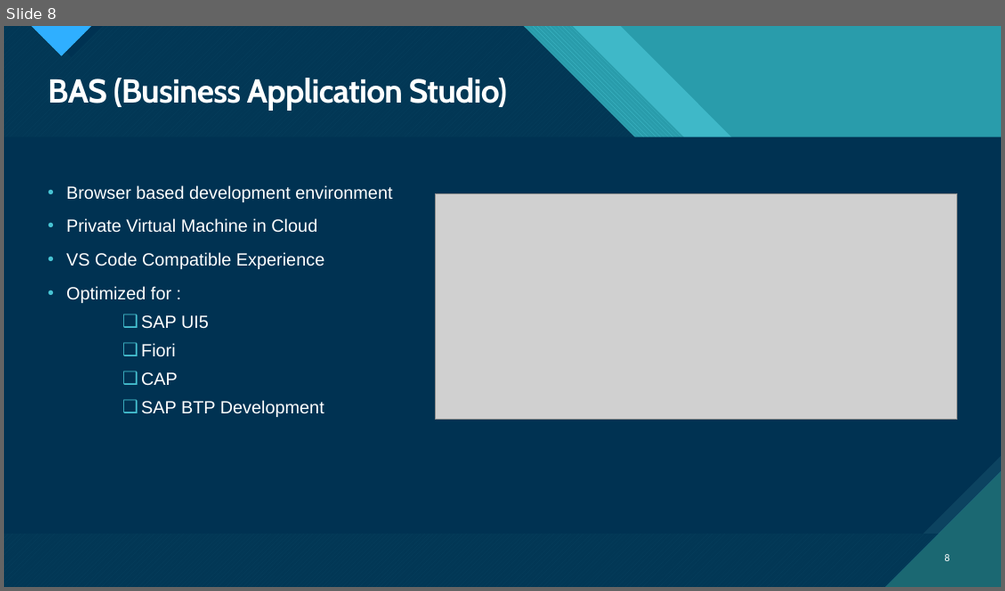
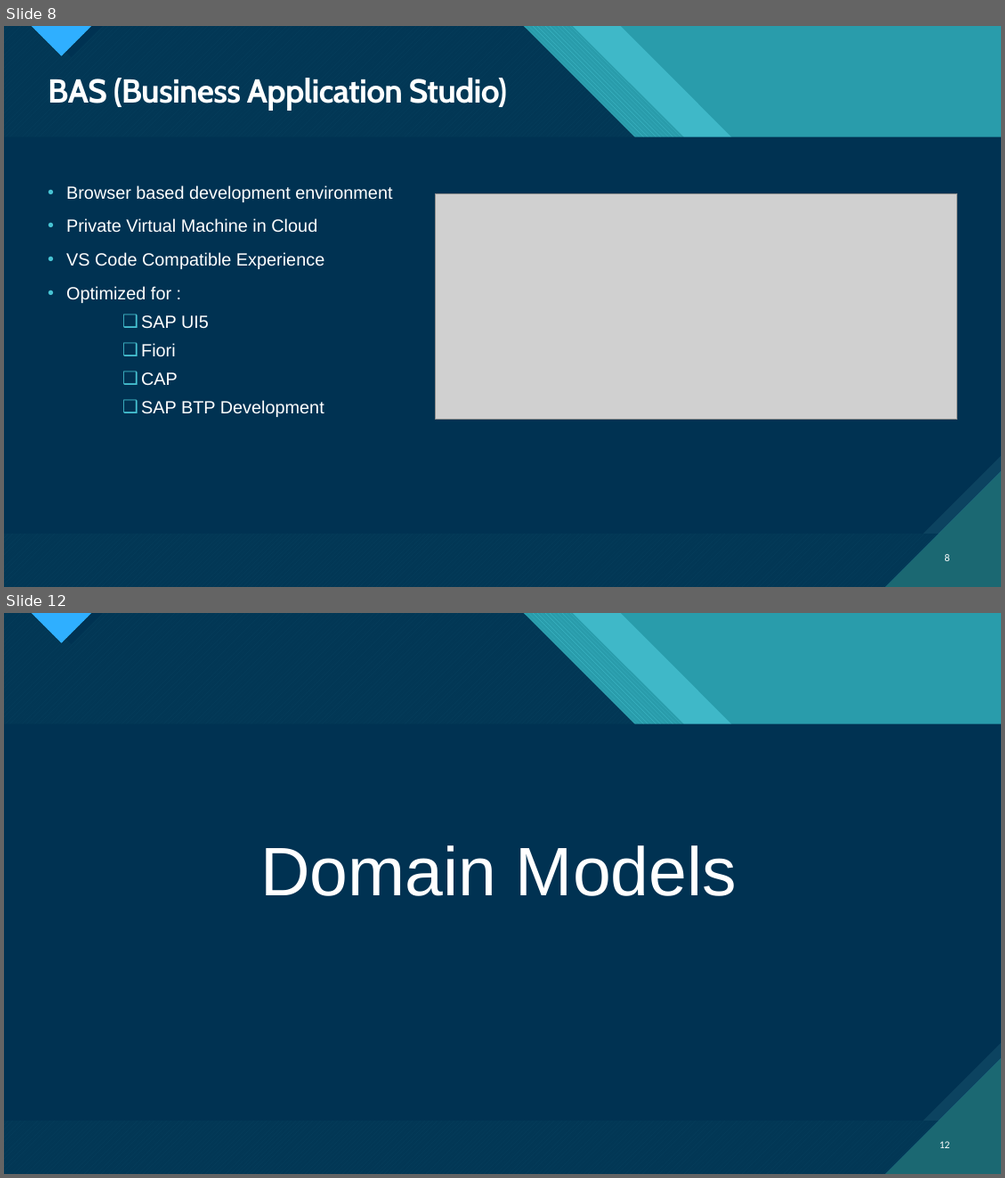
Before and after one commit to Swapnil-Garg16/test, a slide deck: SAP CAPM Overview.pptx. Shown one above the other, each under a label of ours: slide 8 before the commit, slides 8 and 12 after it; the slides between them are not shown. The pictures are 1005x591 and 1005x1178 pixels, drawn with LibreOffice and Linux fonts; fonts in the diff are those of the drawing; grey boxes stand for pictures. Boxes give left, top, right and bottom in pixels: in the first picture for what was removed or moved away, otherwise in the second. Text is boxed around its words. In the diff, an @@ line names an element or a change of style, - is before the commit and + after.

```diff
--- a/SAP CAPM Overview.pptx
+++ b/SAP CAPM Overview.pptx
@@ slide 12 added at box(4, 613, 1001, 1174), background #47C3D3; not listed: 18 template elements that a slide beside it also shows @@
@@ text added at box(260, 845, 736, 896), 66 pt, text #FFFFFF @@
+Domain Models
@@ page number added at box(939, 1141, 950, 1148), 10 pt, text #FFFFFF @@
+12
```
Also in this commit, not shown: 1 slide changed, 5 other slides added.
